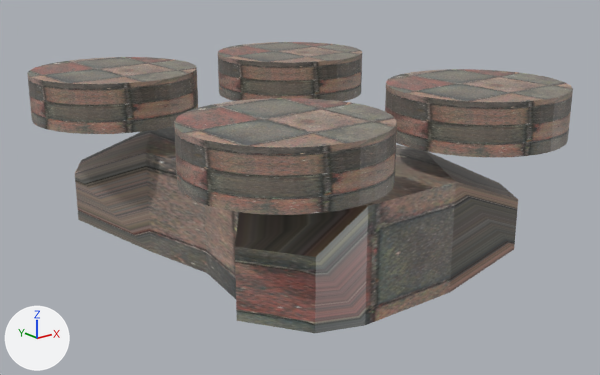
The glTF model assets/models/drone/drone.gltf: old version first, new version second.
Both versions are drawn from a camera (50 mm lens) standing at (-2.78, -3.61, 1.51) and looking at (0.05, -0.07, 0.09). The lights are fixed; the arrows at lower left show +X, +Y and +Z. Vertices at the same position are counted once.
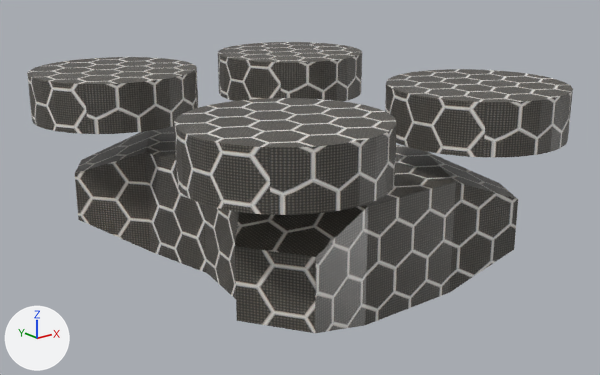
Pixel boxes [x1, y1, x2, y2] of what changed, in the pictures (600 x 375 px):
'Cube', surface changed: [75, 126, 518, 333] in both
'Cylinder.002', surface changed: [174, 98, 397, 215] in both
'Cylinder.003', surface changed: [385, 69, 573, 157] in both
'Cylinder.001', surface changed: [27, 57, 198, 134] in both
'Cylinder', surface changed: [218, 42, 362, 101] in both

What the commit changed:
Picture 'hex' (img_hex) is new.
Material 'Material' (mat_material) changes its picture from img_wall to img_hex.
Material 'Material.004' (mat_material_004) changes its picture from img_wall to img_hex.
Material 'Material.003' (mat_material_003) changes its picture from img_wall to img_hex.
Material 'Material.002' (mat_material_002) changes its picture from img_wall to img_hex.
Material 'Material.001' (mat_material_001) changes its picture from img_wall to img_hex.
me_cube has 36 vertices, 68 faces and spans x -0.9..0.95, y -1.09..1.15, z -0.3..0.3.
me_cube is used by ob_cube; location (0.0, 0.0, 0.0).
me_cube part 1: texture (UV) coordinates of 68 of 68 faces, centred in x -0.85..0.89, y -1.06..1.1, z -0.3..0.3, changed; they spanned u 0.19..0.88, v 0.0..1.0 and now span u 0.1..0.92, v -0.01..0.99.
me_cylinder has 64 vertices, 124 faces and spans x 0.16..1.115, y 0.292..1.248, z 0.45..0.719.
me_cylinder is used by ob_cylinder; location (0.0, 0.0, 0.0).
me_cylinder part 2: texture (UV) coordinates of 124 of 124 faces, centred in x 0.163..1.112, y 0.296..1.245, z 0.45..0.719, changed; they spanned u 0.0..1.0, v 0.01..1.0 and now span u 0.26..0.74, v 0.26..0.74.
me_cylinder_001 has 64 vertices, 124 faces and spans x -1.093..-0.137, y 0.347..1.303, z 0.452..0.721.
me_cylinder_001 is used by ob_cylinder_001; location (0.0, 0.0, 0.0).
me_cylinder_001 part 3: texture (UV) coordinates of 124 of 124 faces, centred in x -1.09..-0.141, y 0.35..1.3, z 0.452..0.721, changed; they spanned u 0.0..1.0, v 0.01..1.0 and now span u 0.26..0.74, v 0.26..0.74.
me_cylinder_002 has 64 vertices, 124 faces and spans x -1.101..-0.145, y -1.289..-0.334, z 0.443..0.712.
me_cylinder_002 is used by ob_cylinder_002; location (0.0, 0.0, 0.0).
me_cylinder_002 part 4: texture (UV) coordinates of 124 of 124 faces, centred in x -1.097..-0.148, y -1.286..-0.337, z 0.443..0.712, changed; they spanned u 0.0..1.0, v 0.01..1.0 and now span u 0.26..0.74, v 0.26..0.74.
me_cylinder_003 has 64 vertices, 124 faces and spans x 0.182..1.138, y -1.277..-0.322, z 0.451..0.72.
me_cylinder_003 is used by ob_cylinder_003; location (0.0, 0.0, 0.0).
me_cylinder_003 part 5: texture (UV) coordinates of 124 of 124 faces, centred in x 0.185..1.135, y -1.274..-0.325, z 0.451..0.72, changed; they spanned u 0.0..1.0, v 0.01..1.0 and now span u 0.26..0.74, v 0.26..0.74.
